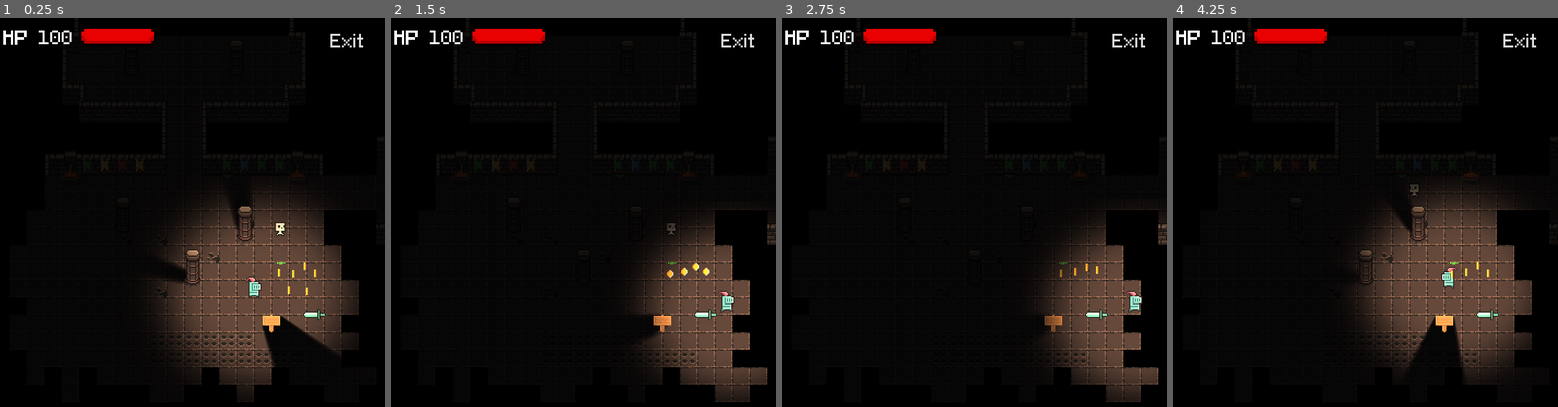
Above: before the commit, frames 1-4 (left to right).
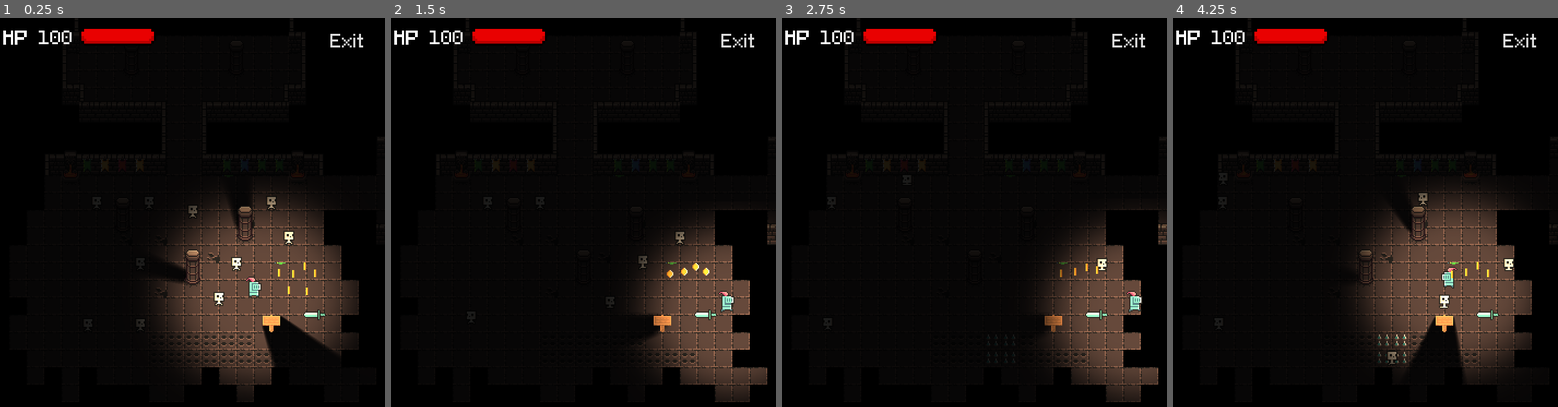
Above: after the commit, the same moments.

Repository: ginestopo/Dungeon-game
Game: Godot game, scene res://scenes/test_level.tscn
Two runs of this game, one before a commit and one after it. Both use one fixed random seed, a clock stepped at 60 frames per second and the inputs below.
Inputs:
- Up to frame 1 (0.25 s): no input
- Up to frame 2 (1.5 s): hold Right (ui_right) 0.53-1.28 s; hold E (interact) 0.53-1.28 s; tap Space (ui_select) at 0.77 s; hold Down (ui_down) from 1.28 s (still down); tap Shift (sprint) at 1.35 s
- Up to frame 3 (2.75 s): tap Space (ui_select) at 1.52 s; release Down (ui_down) at 2.03 s; hold Right (ui_right) from 2.03 s (still down); hold E (interact) from 2.03 s (still down)
- Up to frame 4 (4.25 s): release Right (ui_right) at 2.78 s; release E (interact) at 2.78 s; hold Up (ui_up) 2.78-3.53 s; tap Shift (sprint) at 2.85 s; tap Space (ui_select) at 3.02, 3.77 s; hold Left (ui_left) from 3.53 s (still down); hold E (interact) from 3.53 s (still down)

The runs differ from the first frame. In frame 1, 0.5% of the frame differs, in the area x 35-77%, y 45-81%; in frame 2, 0.2%; in frame 3, less than 0.1%; in frame 4, 0.4%.

Commit message:
Fixed bug on shyguy
Fixed bug on shyguy

Diff:
--- a/scenes/MOBS/Demon/demon.tscn
+++ b/scenes/MOBS/Demon/demon.tscn
@@ -213,10 +213,12 @@
 
 [node name="Sprite" type="Sprite" parent="."]
 visible = false
+light_mask = 3
 position = Vector2( 0, -16.6489 )
 texture = SubResource( 1 )
 
 [node name="AnimatedSprite" type="AnimatedSprite" parent="."]
+light_mask = 3
 position = Vector2( 0, -18.125 )
 frames = SubResource( 2 )
 animation = "dead"
--- a/scenes/MOBS/Shy Guy/shy_guy.gd
+++ b/scenes/MOBS/Shy Guy/shy_guy.gd
@@ -18,10 +18,10 @@
 
 
 func _process(delta):
-	if !not_started_idle:
-		print("timer idle left:", $timers/timer_idle.time_left)
-	else:
-		print("timer moving left:", $timers/timer_moving.time_left)
+#	if !not_started_idle:
+#		print("timer idle left:", $timers/timer_idle.time_left)
+#	else:
+#		print("timer moving left:", $timers/timer_moving.time_left)
 
 	if $timers/timer_idle.time_left == 0:
 		if not_started_moving:
@@ -33,10 +33,11 @@
 			$timers/timer_moving.start()
 
 			if(velocity.x < 0):
-				self.scale.x = -1
+				print("velocity -")
+				$Animation/AnimatedSprite.flip_h = true
 			else:
-				self.scale.x = 1
-
+				print("velocity +")
+				$Animation/AnimatedSprite.flip_h = false
 
 		if $timers/timer_moving.time_left == 0:
 			velocity = Vector2(0,0)
@@ -47,5 +48,4 @@
 				not_started_idle = false
 				not_started_moving = true
 
-
 	velocity = move_and_slide(velocity.normalized()*speed)
--- a/scenes/MOBS/Shy Guy/shy_guy.tscn
+++ b/scenes/MOBS/Shy Guy/shy_guy.tscn
@@ -86,12 +86,14 @@
 shape = SubResource( 1 )
 
 [node name="Animation" type="Node2D" parent="."]
+light_mask = 3
 position = Vector2( 0, -8 )
 
 [node name="AnimatedSprite" type="AnimatedSprite" parent="Animation"]
+light_mask = 3
 frames = SubResource( 2 )
 animation = "run"
-frame = 6
+frame = 3
 
 [node name="animations" type="AnimationPlayer" parent="Animation"]
 anims/idle = SubResource( 3 )
--- a/scenes/test_level.tscn
+++ b/scenes/test_level.tscn
@@ -232,8 +232,37 @@
 [node name="demon5" parent="YSort/npc" instance=ExtResource( 5 )]
 position = Vector2( 96, -192 )
 
-[node name="shy_guy" parent="YSort/npc" instance=ExtResource( 13 )]
-position = Vector2( 264, 200 )
+[node name="shyguys" type="YSort" parent="YSort/npc"]
+
+[node name="shy_guy" parent="YSort/npc/shyguys" instance=ExtResource( 13 )]
+position = Vector2( 272, 208 )
+
+[node name="shy_guy2" parent="YSort/npc/shyguys" instance=ExtResource( 13 )]
+position = Vector2( 224, 232 )
+
+[node name="shy_guy3" parent="YSort/npc/shyguys" instance=ExtResource( 13 )]
+position = Vector2( 184, 184 )
+
+[node name="shy_guy4" parent="YSort/npc/shyguys" instance=ExtResource( 13 )]
+position = Vector2( 208, 264 )
+
+[node name="shy_guy5" parent="YSort/npc/shyguys" instance=ExtResource( 13 )]
+position = Vector2( 136, 288 )
+
+[node name="shy_guy6" parent="YSort/npc/shyguys" instance=ExtResource( 13 )]
+position = Vector2( 96, 176 )
+
+[node name="shy_guy7" parent="YSort/npc/shyguys" instance=ExtResource( 13 )]
+position = Vector2( 144, 176 )
+
+[node name="shy_guy8" parent="YSort/npc/shyguys" instance=ExtResource( 13 )]
+position = Vector2( 88, 288 )
+
+[node name="shy_guy9" parent="YSort/npc/shyguys" instance=ExtResource( 13 )]
+position = Vector2( 136, 232 )
+
+[node name="shy_guy10" parent="YSort/npc/shyguys" instance=ExtResource( 13 )]
+position = Vector2( 256, 176 )
 
 [node name="weapons" type="YSort" parent="YSort"]
 
